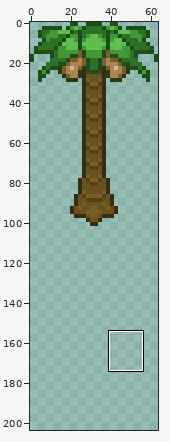
Sprite sheet: resources/billboards.png. The first picture is a wide view before the edit; the outline marks the close-up.
Close-up. The starting point:
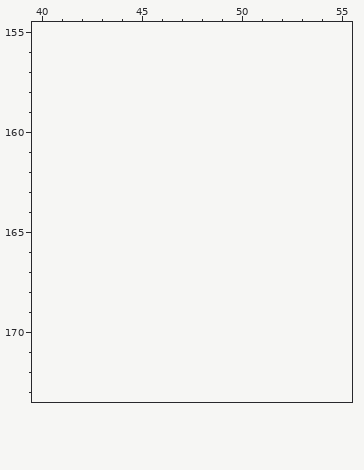
The file is 64x102 pixels. Shown: x 40..55, y 155..173. The old version is drawn lined up with the new one, on the new canvas. The commit also changed other parts of the picture, which this record leaves out.
Once edited:
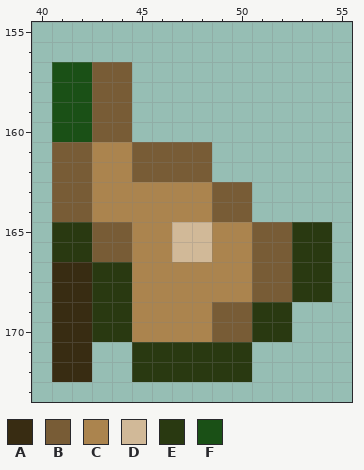
Palette (. is transparent): A #382c12  B #785c36  C #ab844e  D #d1b998  E #293911  F #1a5016
The edit:
canvas 64x102 -> 64x204
The author put colour A in rows 167 to 172 at x 41 to 42.
The author put colour B in rows 157 to 160 at x 43 to 44; in rows 161 to 162 at x 41 to 42 and 45 to 48; in rows 163 to 164 at x 41 to 42 and 49 to 50; in rows 165 to 166 at x 43 to 44 and 51 to 52; in rows 167 to 168 at x 51 to 52; in rows 169 to 170 at x 49 to 50.
The author put colour C in rows 161 to 162 at x 43 to 44; in rows 163 to 164 at x 43 to 48; in rows 165 to 166 at x 45 to 46 and 49 to 50; in rows 167 to 168 at x 45 to 50; in rows 169 to 170 at x 45 to 48.
The author put colour D in rows 165 to 166 at x 47 to 48.
The author put colour E in rows 165 to 166 at x 41 to 42 and 53 to 54; in rows 167 to 168 at x 43 to 44 and 53 to 54; in rows 169 to 170 at x 43 to 44 and 51 to 52; in rows 171 to 172 at x 45 to 50.
The author put colour F in rows 157 to 160 at x 41 to 42.
Changed places in both close-ups, as pixel boxes (x1, y1, x2, y2):
added: (52, 62, 332, 382)
